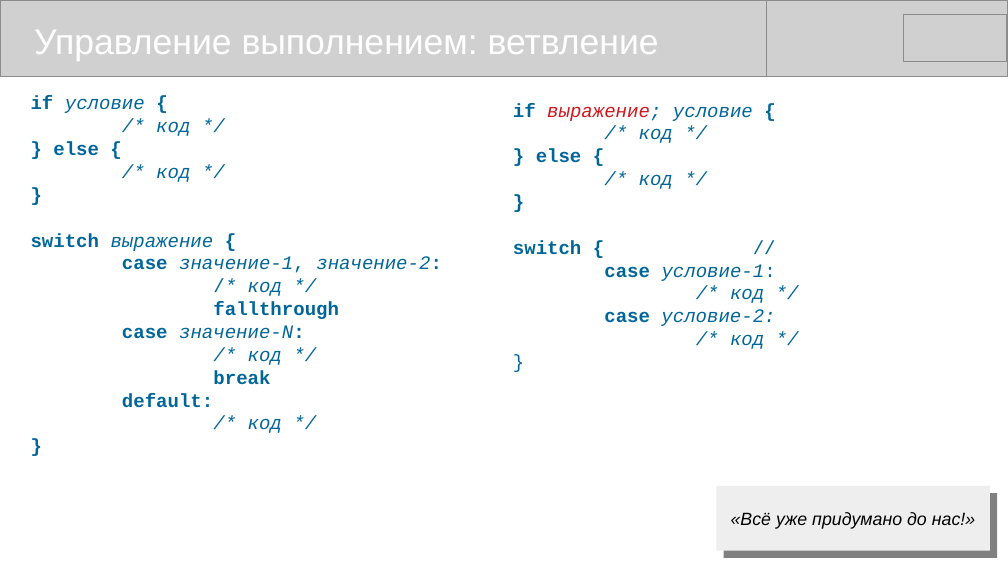
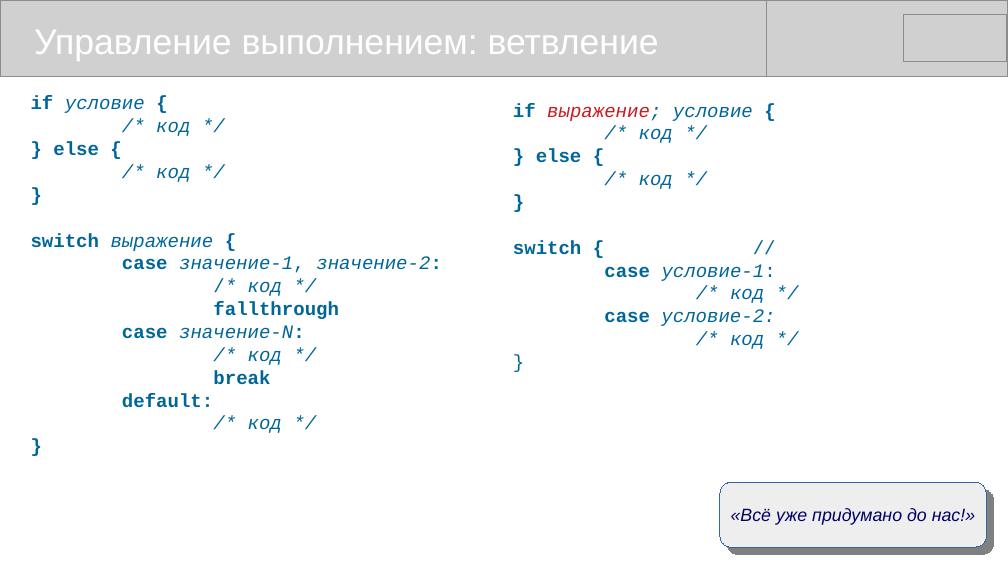
Before and after one commit to mike-shock/Go_language, a slide deck: slide 13 of Go_Intro.odp. Drawn at 1008x567 pixels with LibreOffice and Linux fonts; fonts in the diff are those of the drawing; grey boxes stand for pictures. Boxes give left, top, right and bottom in pixels: in the first picture for what was removed or moved away, otherwise in the second. Text is boxed around its words. In the diff, an @@ line names an element or a change of style, - is before the commit and + after.

```diff
--- a/Go_Intro.odp
+++ b/Go_Intro.odp
@@ rounded rectangle "«Всё уже придумано до нас!»": place and size @@
-rounded rectangle "«Всё уже придумано до нас!»" at box(716, 486, 990, 551)
+rounded rectangle "«Всё уже придумано до нас!»" at box(720, 483, 986, 548)
@@ rounded rectangle "«Всё уже придумано до нас!»" at box(720, 483, 986, 548): text colour #000000 to #000066; rectangle to rounded rectangle; outline none to #3465A4 0 pt @@
```
Also in this commit, not shown: 12 other slides changed.
